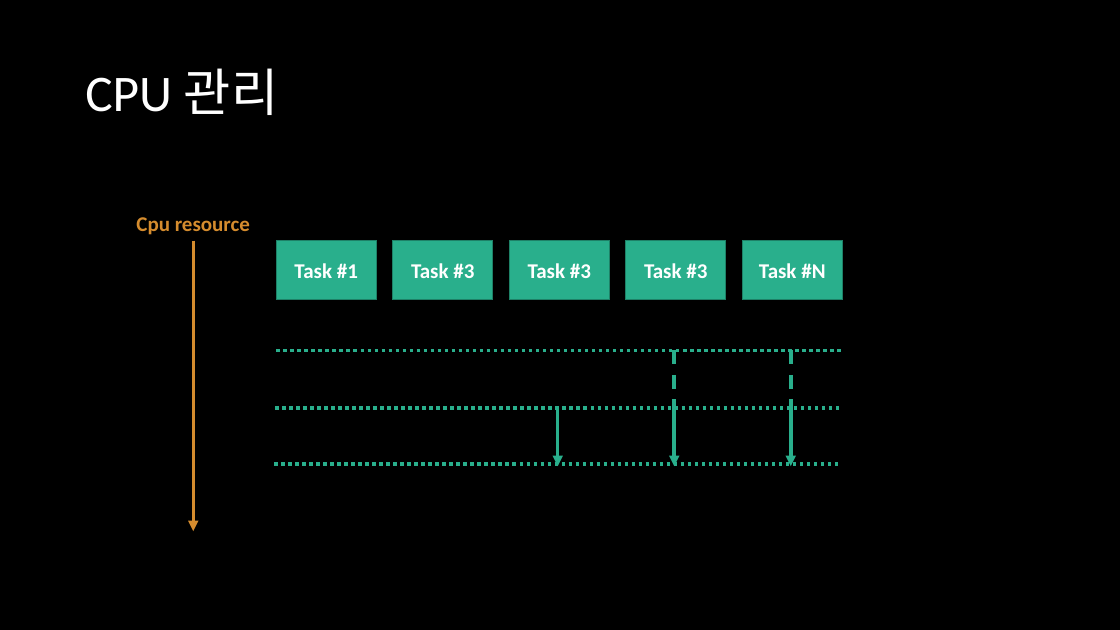
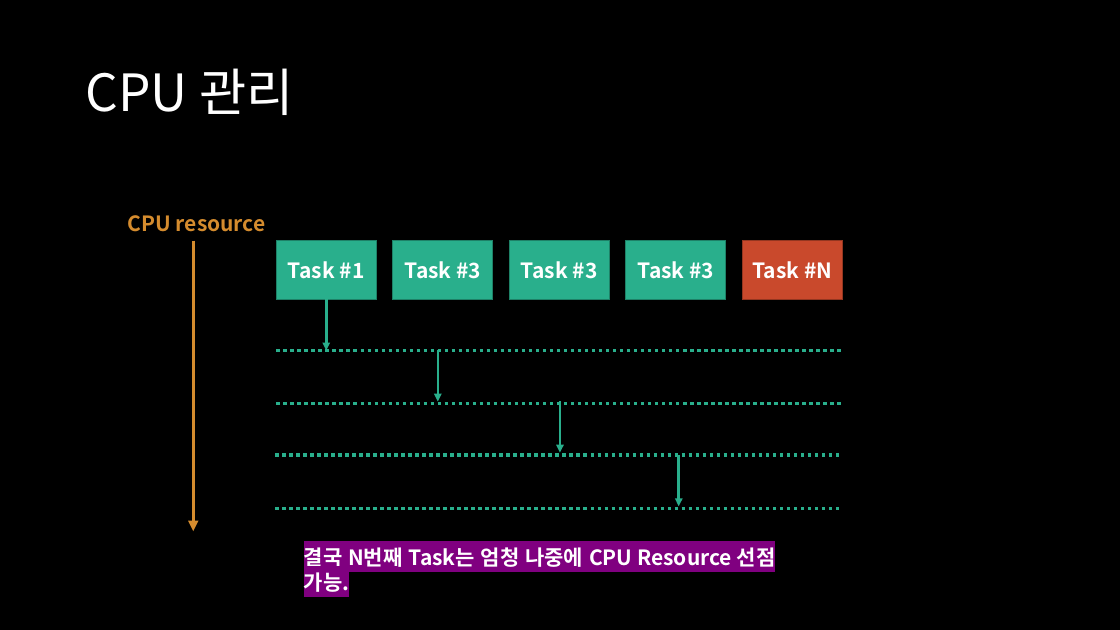
Before and after one commit to d0now/2020_lindroid_research, a slide deck: slide 16 of month_1/day_1/Month 1, Day 1.pptx (slide 15 before the commit). Drawn at 1120x630 pixels with LibreOffice and Linux fonts; fonts in the diff are those of the drawing. Boxes give left, top, right and bottom in pixels: in the first picture for what was removed or moved away, otherwise in the second. Text is boxed around its words. In the diff, an @@ line names an element or a change of style, - is before the commit and + after.

Commit message:
pptx edited

```diff
--- a/month_1/day_1/Month 1, Day 1.pptx
+++ b/month_1/day_1/Month 1, Day 1.pptx
@@ text at <box>128,215,266,232</box>: text changed; font Calibri to Noto Sans CJK KR @@
-Cpu resource
+CPU resource
@@ font Calibri to Noto Sans CJK KR in 5 elements at <box>85,68,293,115</box>, <box>276,241,376,300</box>, <box>393,241,493,300</box>, <box>509,241,609,300</box>, <box>626,241,726,300</box> @@
@@ rectangle "Task #N" at <box>743,241,843,300</box>: font Calibri to Noto Sans CJK KR; fill #29AF8C to #C9492C; outline #1E8168 1 pt to #953621 1 pt @@
@@ arrow added from (326, 299) to (326, 350), #29AF8C 2.25 pt @@
@@ arrow added from (438, 350) to (438, 402), #29AF8C 2.25 pt @@
@@ line removed from (675, 350) to (675, 408) @@
@@ line removed from (791, 350) to (791, 408) @@
@@ line moved from (274, 464) - (842, 464) to (276, 403) - (844, 403) @@
@@ arrow moved from (558, 408) - (558, 466) to (560, 402) - (560, 453) @@
@@ arrow (560, 402) - (560, 453): stroke #29AF8C 3 pt to #29AF8C 2.25 pt @@
@@ arrow removed from (791, 408) to (791, 466) @@
@@ line moved from (275, 408) - (843, 408) to (275, 455) - (843, 455) @@
@@ arrow moved from (675, 408) - (675, 466) to (679, 455) - (679, 507) @@
@@ arrow (679, 455) - (679, 507): stroke #29AF8C 3 pt to #29AF8C 2.25 pt @@
@@ line added from (275, 508) to (843, 508), #29AF8C 3 pt dashed @@
@@ text added at <box>304,544,776,592</box>, 18 pt, text #FFFFFF, bold @@
+결국 N번째 Task는 엄청 나중에 CPU Resource 선점 가능.
```
Also in this commit, not shown: 19 other slides changed, 4 slides added.
